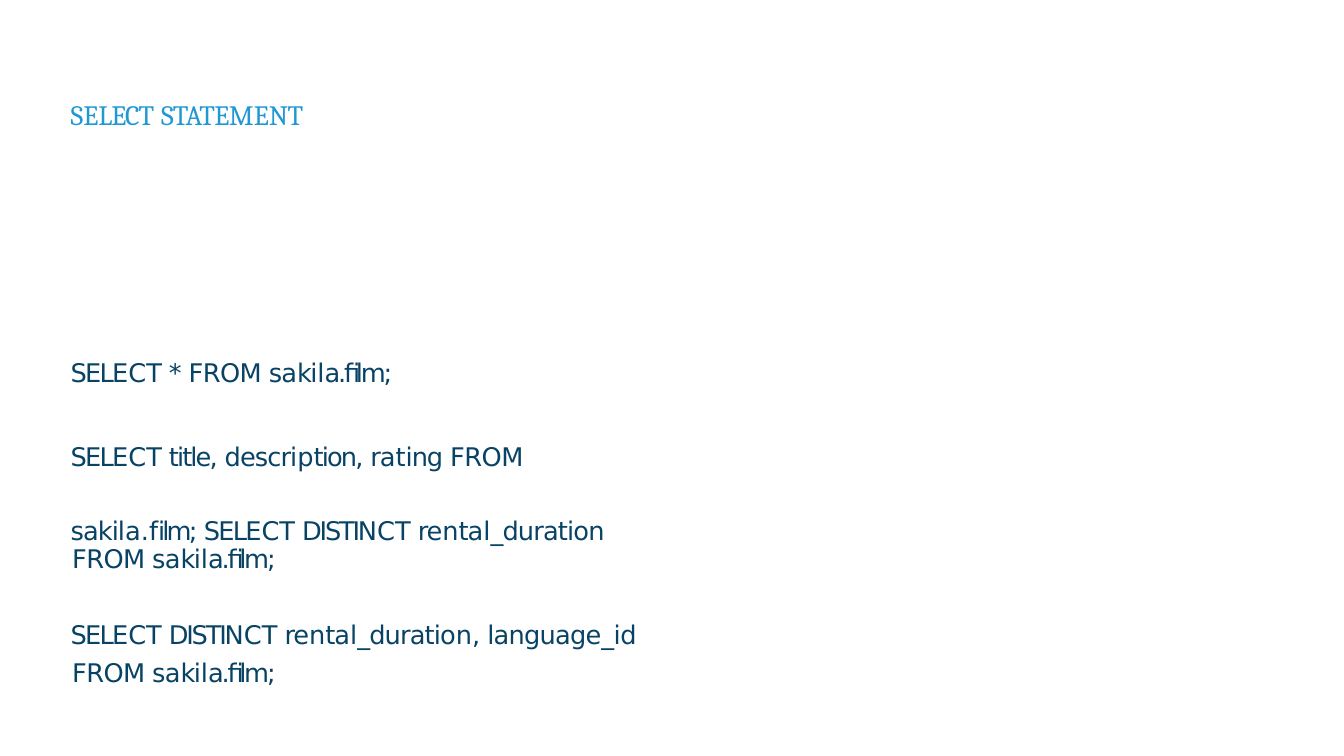
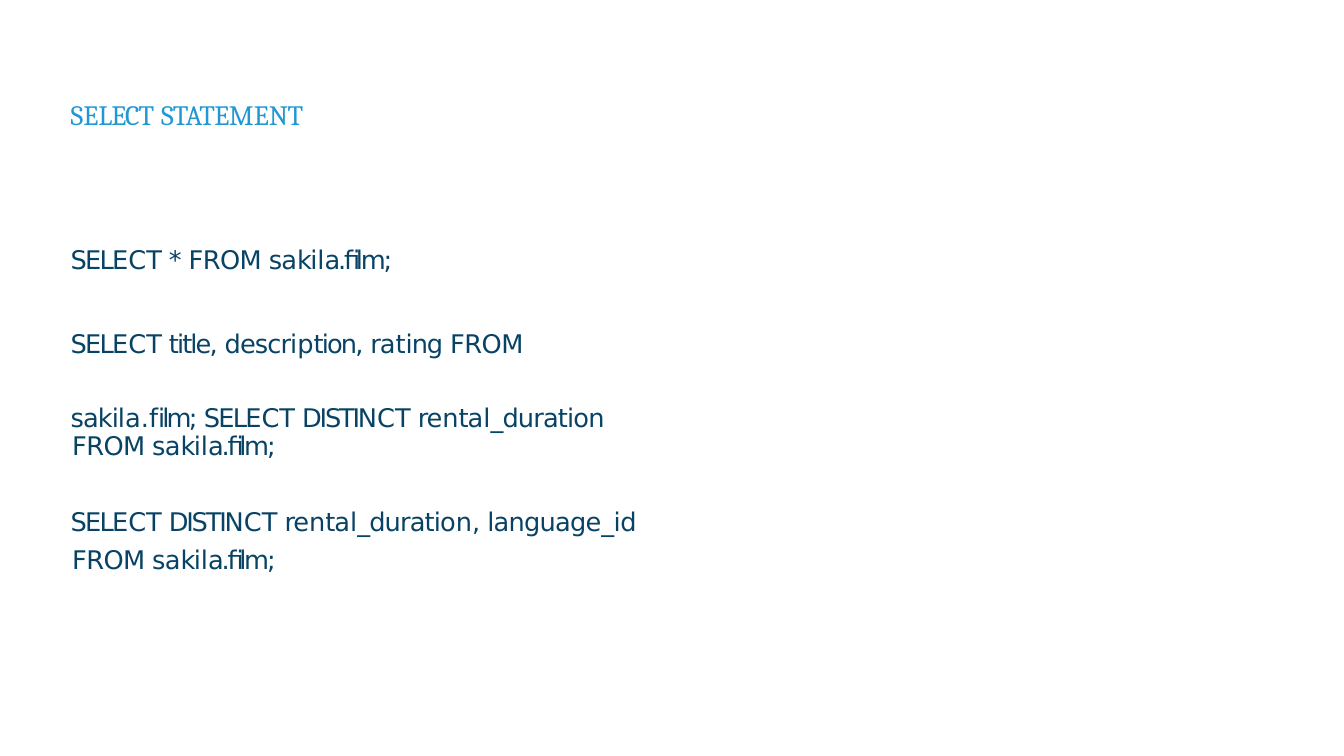
Before and after one commit to itua1293/w3-nbs, a slide deck: slide 28 of D1/W3 D1D2 SQL.pptx. Drawn at 1344x756 pixels with LibreOffice and Linux fonts; fonts in the diff are those of the drawing. Boxes give left, top, right and bottom in pixels: in the first picture for what was removed or moved away, otherwise in the second. Text is boxed around its words. In the diff, an @@ line names an element or a change of style, - is before the commit and + after.

```diff
--- a/D1/W3 D1D2 SQL.pptx
+++ b/D1/W3 D1D2 SQL.pptx
@@ text "SELECT * FROM sakila.film;": place and size @@
-text "SELECT * FROM sakila.film;" at [71, 362, 636, 685]
+text "SELECT * FROM sakila.film;" at [71, 249, 636, 572]
```
Also in this commit, not shown: 3 other slides changed.
